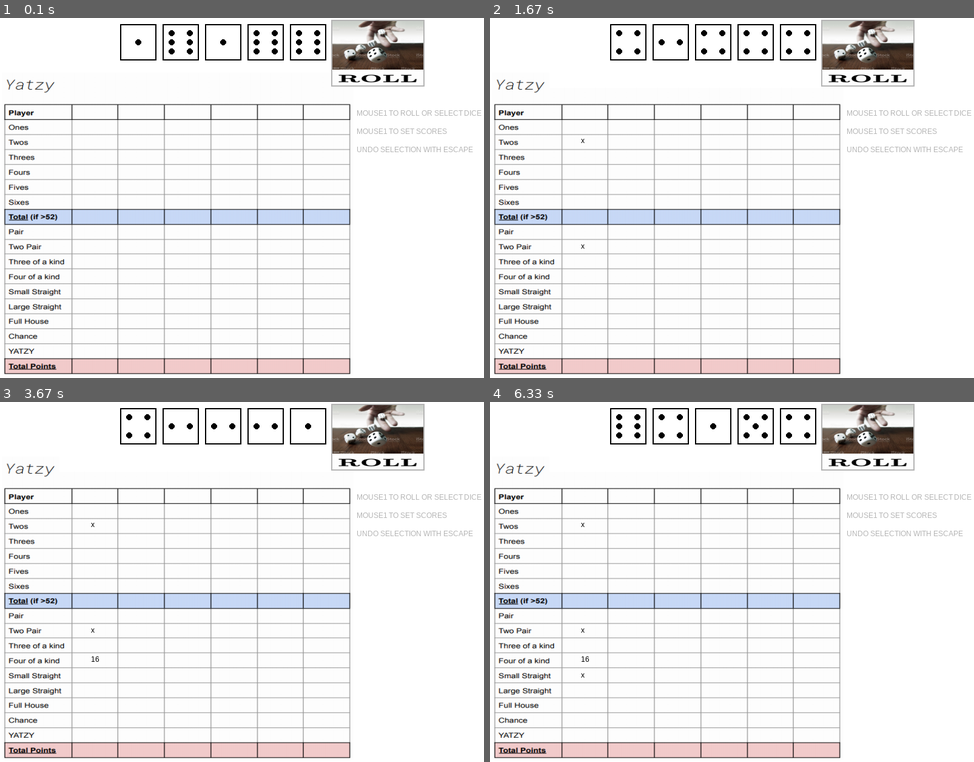
Above: before the commit, frames 1-4 (two rows, left to right).
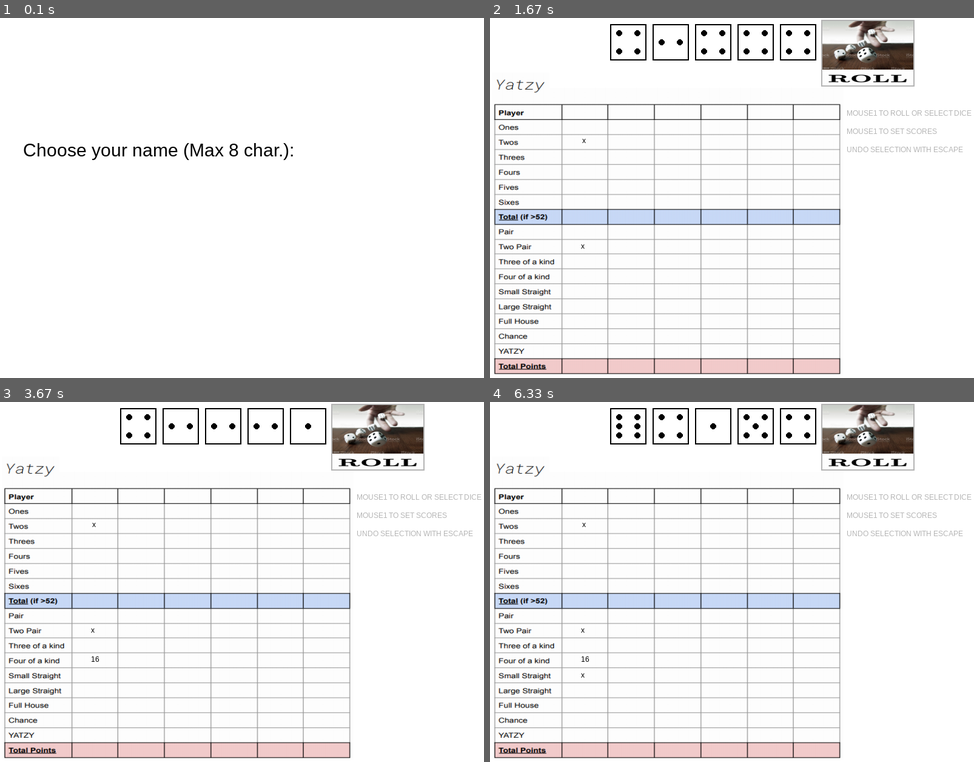
Above: after the commit, the same moments.

Repository: alumppio/ot-harjoitustyo
Game: pygame game, started from src/main.py
Two runs of this game, one before a commit and one after it. Both use one fixed random seed, a clock stepped at 60 frames per second and the inputs below.
Inputs (mouse positions are in pixels of both pictures, inside the frame that each line leads up to):
- Up to frame 1 (0.1 s): no input
- Up to frame 2 (1.67 s): tap Enter at 0.33 s; click (669, 54) at 0.72 s; click (581, 144) at 1.1 s; click (586, 248) at 1.48 s
- Up to frame 3 (3.67 s): click (96, 661) at 3.43 s
- Up to frame 4 (6.33 s): click (586, 675) at 6.08 s

The runs differ from the first frame. In frame 1, 17% of the frame differs, in the area x 0-100%, y 0-99%; in frame 2, less than 0.1%; in frame 3, less than 0.1%; in frame 4, less than 0.1%.

Commit message:
iso kasa muutoksia edelliseltä viikolta ja tältä päivältä

Diff:
--- a/pyproject.toml
+++ b/pyproject.toml
@@ -1,5 +1,5 @@
 [tool.poetry]
-name = "dokumentaatio"
+name = "jatsipeli"
 version = "0.1.0"
 description = ""
 authors = ["Antti_Lumppio <antti.lumppio@helsinki.fi>"]
--- /dev/null
+++ b/src/config/game_setup.py
@@ -0,0 +1,38 @@
+import pygame
+from repositories.constants import WHITE, RED, START_FONT, START_TEXT, SCREEN
+
+
+class Setup:
+    def __init__(self):
+        self.running = True
+        self.name = ''
+        SCREEN.blit(START_TEXT, pygame.Rect(40, 300, 20, 30))
+
+    def game_setup_loop(self, player):
+        while self.running:
+            for event in pygame.event.get():
+                if event.type == pygame.KEYDOWN:
+                    if event.key == pygame.K_BACKSPACE and 0 < len(self.name):
+                        self.name = self.name[:-1]
+                    elif event.key == pygame.K_RETURN:
+                        player.minutes['Name'] = self.name
+                        self.running = False
+                    elif 0 <= len(self.name) < 8:
+                        self.name += event.unicode.upper()
+                elif event.type == pygame.QUIT:
+                    exit()
+            name = START_FONT.render(self.name, True, RED, WHITE)
+            self.draw_game_setup(name)
+        SCREEN.fill(WHITE)
+
+    def game_setup(self, list):
+        for players in list:
+            self.game_setup_loop(players)
+
+        SCREEN.fill(WHITE)
+
+    def draw_game_setup(self, name):
+        SCREEN.fill(WHITE)
+        SCREEN.blit(name, pygame.Rect(500, 200, 20, 30))
+        SCREEN.blit(START_TEXT, pygame.Rect(40, 200, 20, 30))
+        pygame.display.flip()
--- a/src/config/gui.py
+++ b/src/config/gui.py
@@ -2,9 +2,7 @@
 from config.dice import Dices
 from config.visual.draw_dice import DrawDice
 from config.visual.draw_yatzy import DrawYatzy
-from config.pygame_initial import SCREEN, font
-from repositories.constants import DICE_Y, DICE_X, DICE_A, DICE_GAP, BLACK, LIGHT_RED
-
+from repositories.constants import DICE_Y, DICE_X, DICE_A, DICE_GAP, SCREEN, FONT
 
 class EventHandler:
     """Class to handle events in the game """
@@ -15,7 +13,8 @@
         self.players = players
         self.dice_drawer = DrawDice(self.dices, SCREEN)
         self.running = True
-        self.yatzy_sheet = DrawYatzy(SCREEN, font)
+        self.yatzy_sheet = DrawYatzy(SCREEN, FONT)
+        self.yatzy_sheet.draw_name(players, 1)
 
     def select_dice(self, dice_number):
         """Method to select the dice"""
@@ -144,14 +143,10 @@
 
     def set_total(self):
         if self.players.check_total():
-            points = 0
-            for item in self.players.minutes:
-                if isinstance(self.players.minutes[item], int):
-                    points += self.players.minutes[item]
-            total_points = font.render(str(points), True, BLACK, LIGHT_RED)
-            SCREEN.blit(total_points, pygame.Rect(152, 567, 100, 25))
-        else:
-            return
+            self.yatzy_sheet.draw_total_points(self.players)
+
+        if self.players.check_upper():
+            self.yatzy_sheet.draw_upper_points(self.players)
 
     def next_turn(self):
         self.dices.next_turn()
--- a/src/config/player.py
+++ b/src/config/player.py
@@ -6,6 +6,7 @@
 
         # Idea for this dictionary was taken from chatGPT
         self.minutes = {
+            'Name': None,
             1: None,
             2: None,
             3: None,
@@ -40,7 +41,7 @@
     def set_pair(self, dices: Dices):
         if self.minutes["Pair"] is None:
             pair = {number for number in dices.dice
-                        if dices.dice.count(number) > 1}
+                    if dices.dice.count(number) > 1}
             if len(pair) == 0:
                 self.minutes["Pair"] = 'x'
             else:
@@ -52,7 +53,7 @@
     def set_two_pair(self, dices: Dices):
         if self.minutes["Two Pair"] is None:
             pair = {number for number in dices.dice
-                        if dices.dice.count(number) > 1}
+                    if dices.dice.count(number) > 1}
 
             if len(pair) <= 1:
                 self.minutes["Two Pair"] = 'x'
@@ -131,3 +132,21 @@
             if points[1] is None:
                 return False
         return True
+
+    def upper_total_points(self):
+        points = 0
+        for i in range(1, 7):
+            if isinstance(self.minutes[i], int):
+                points += self.minutes[i]
+        if points >= 52:
+            return points
+        else:
+            return 0
+
+    def total_points(self):
+        total_points = 0
+        for item in self.minutes:
+            if isinstance(self.minutes[item], int) and isinstance(item, int) == False:
+                total_points += self.minutes[item]
+        total_points += self.upper_total_points()
+        return total_points
--- a/src/config/pygame_initial.py
+++ /dev/null
@@ -1,17 +0,0 @@
-import pygame
-from repositories.constants import SCREEN_WIDTH, SCREEN_HEIGHT, WHITE
-
-
-class Start:
-    def __init__(self):
-        pygame.init()
-
-        global SCREEN
-        global font
-        SCREEN = pygame.display.set_mode((SCREEN_WIDTH, SCREEN_HEIGHT))
-        SCREEN.fill(WHITE)
-        pygame.display.set_caption("Yatzy")
-        font = pygame.font.SysFont('arial', 12)
-
-
-Start()
--- a/src/config/visual/draw_dice.py
+++ b/src/config/visual/draw_dice.py
@@ -14,23 +14,23 @@
     def dice_side_1(self, dice_number):
         """Defining dice side 1"""
         pygame.draw.rect(self.surface, BLACK, pygame.Rect(DICE_X + DICE_GAP*dice_number +
-                        DICE_A*dice_number, DICE_Y, DICE_A, DICE_A), 2)
+                                                          DICE_A*dice_number, DICE_Y, DICE_A, DICE_A), 2)
         pygame.draw.circle(self.surface, BLACK, (DICE_X + DICE_GAP*dice_number +
-                        DICE_A/2 + dice_number*DICE_A, DICE_Y + DICE_A/2), 5)
+                                                 DICE_A/2 + dice_number*DICE_A, DICE_Y + DICE_A/2), 5)
 
     def dice_side_2(self, dice_number):
         """Defining dice side 2"""
         pygame.draw.rect(self.surface, BLACK, pygame.Rect(DICE_X + DICE_GAP*dice_number +
-                        DICE_A*dice_number, DICE_Y, DICE_A, DICE_A), 2)
+                                                          DICE_A*dice_number, DICE_Y, DICE_A, DICE_A), 2)
         pygame.draw.circle(self.surface, BLACK, (DICE_X + DICE_GAP*dice_number + DICE_A/4
-                        + dice_number*DICE_A, DICE_Y + DICE_A/2), 5)
+                                                 + dice_number*DICE_A, DICE_Y + DICE_A/2), 5)
         pygame.draw.circle(self.surface, BLACK, (DICE_X + DICE_GAP*dice_number + 3*DICE_A/4
-                        + dice_number*DICE_A, DICE_Y + DICE_A/2), 5)
+                                                 + dice_number*DICE_A, DICE_Y + DICE_A/2), 5)
 
     def dice_side_3(self, dice_number):
         """Defining dice side 3"""
         pygame.draw.rect(self.surface, BLACK, pygame.Rect(DICE_X + DICE_GAP*dice_number +
-                        DICE_A*dice_number, DICE_Y, DICE_A, DICE_A), 2)
+                                                          DICE_A*dice_number, DICE_Y, DICE_A, DICE_A), 2)
         pygame.draw.circle(self.surface, BLACK, (DICE_X + DICE_GAP*dice_number + DICE_A/4
                                                  + dice_number*DICE_A, DICE_Y + DICE_A/4), 5)
         pygame.draw.circle(self.surface, BLACK, (DICE_X + DICE_GAP*dice_number + DICE_A/2
@@ -41,7 +41,7 @@
     def dice_side_4(self, dice_number):
         """Defining dice side 4"""
         pygame.draw.rect(self.surface, BLACK, pygame.Rect(DICE_X + DICE_GAP*dice_number +
-                    DICE_A*dice_number, DICE_Y, DICE_A, DICE_A), 2)
+                                                          DICE_A*dice_number, DICE_Y, DICE_A, DICE_A), 2)
         pygame.draw.circle(self.surface, BLACK, (DICE_X + DICE_GAP*dice_number + DICE_A/4
                                                  + dice_number*DICE_A, DICE_Y + DICE_A/4), 5)
         pygame.draw.circle(self.surface, BLACK, (DICE_X + DICE_GAP*dice_number + 3*DICE_A/4
@@ -54,34 +54,34 @@
     def dice_side_5(self, dice_number):
         """Defining dice side 5"""
         pygame.draw.rect(self.surface, BLACK, pygame.Rect(DICE_X + DICE_GAP*dice_number
-                        + DICE_A*dice_number, DICE_Y, DICE_A, DICE_A), 2)
+                                                          + DICE_A*dice_number, DICE_Y, DICE_A, DICE_A), 2)
         pygame.draw.circle(self.surface, BLACK, (DICE_X + DICE_GAP*dice_number +
-                    DICE_A/2 + dice_number*DICE_A, DICE_Y + DICE_A/2), 5)
+                                                 DICE_A/2 + dice_number*DICE_A, DICE_Y + DICE_A/2), 5)
         pygame.draw.circle(self.surface, BLACK, (DICE_X + DICE_GAP*dice_number +
-                    DICE_A/4 + dice_number*DICE_A, DICE_Y + DICE_A/4), 5)
+                                                 DICE_A/4 + dice_number*DICE_A, DICE_Y + DICE_A/4), 5)
         pygame.draw.circle(self.surface, BLACK, (DICE_X + DICE_GAP*dice_number +
-                    3*DICE_A/4 + dice_number*DICE_A, DICE_Y + DICE_A/4), 5)
+                                                 3*DICE_A/4 + dice_number*DICE_A, DICE_Y + DICE_A/4), 5)
         pygame.draw.circle(self.surface, BLACK, (DICE_X + DICE_GAP*dice_number +
-                DICE_A/4 + dice_number*DICE_A, DICE_Y + 3*DICE_A/4), 5)
+                                                 DICE_A/4 + dice_number*DICE_A, DICE_Y + 3*DICE_A/4), 5)
         pygame.draw.circle(self.surface, BLACK, (DICE_X + DICE_GAP*dice_number +
-                3*DICE_A/4 + dice_number*DICE_A, DICE_Y + 3*DICE_A/4), 5)
+                                                 3*DICE_A/4 + dice_number*DICE_A, DICE_Y + 3*DICE_A/4), 5)
 
     def dice_side_6(self, dice_number):
         """Defining dice side 6"""
         pygame.draw.rect(self.surface, BLACK, pygame.Rect(DICE_X +
-                DICE_GAP*dice_number + DICE_A*dice_number, DICE_Y, DICE_A, DICE_A), 2)
+                                                          DICE_GAP*dice_number + DICE_A*dice_number, DICE_Y, DICE_A, DICE_A), 2)
         pygame.draw.circle(self.surface, BLACK, (DICE_X + DICE_GAP*dice_number +
-                DICE_A/4 + dice_number*DICE_A, DICE_Y + 3*DICE_A/4), 5)
+                                                 DICE_A/4 + dice_number*DICE_A, DICE_Y + 3*DICE_A/4), 5)
         pygame.draw.circle(self.surface, BLACK, (DICE_X + DICE_GAP*dice_number +
-                3*DICE_A/4 + dice_number*DICE_A, DICE_Y + 3*DICE_A/4), 5)
+                                                 3*DICE_A/4 + dice_number*DICE_A, DICE_Y + 3*DICE_A/4), 5)
         pygame.draw.circle(self.surface, BLACK, (DICE_X + DICE_GAP*dice_number +
-                DICE_A/4 + dice_number*DICE_A, DICE_Y + DICE_A/2), 5)
+                                                 DICE_A/4 + dice_number*DICE_A, DICE_Y + DICE_A/2), 5)
         pygame.draw.circle(self.surface, BLACK, (DICE_X + DICE_GAP*dice_number +
-                3*DICE_A/4 + dice_number*DICE_A, DICE_Y + DICE_A/2), 5)
+                                                 3*DICE_A/4 + dice_number*DICE_A, DICE_Y + DICE_A/2), 5)
         pygame.draw.circle(self.surface, BLACK, (DICE_X + DICE_GAP*dice_number +
-                DICE_A/4 + dice_number*DICE_A, DICE_Y + DICE_A/4), 5)
+                                                 DICE_A/4 + dice_number*DICE_A, DICE_Y + DICE_A/4), 5)
         pygame.draw.circle(self.surface, BLACK, (DICE_X + DICE_GAP*dice_number +
-                3*DICE_A/4 + dice_number*DICE_A, DICE_Y + DICE_A/4), 5)
+                                                 3*DICE_A/4 + dice_number*DICE_A, DICE_Y + DICE_A/4), 5)
 
     def draw_dices(self):
         """Draw dices according to earlier methods"""
@@ -112,7 +112,7 @@
 
     def draw_select_dice(self, dice_number):
         pygame.draw.rect(self.surface, RED, pygame.Rect(DICE_X + DICE_GAP*(dice_number-1)
-                    + DICE_A*(dice_number-1)-4, DICE_Y-4, DICE_A+8, DICE_A+8), 2)
+                                                        + DICE_A*(dice_number-1)-4, DICE_Y-4, DICE_A+8, DICE_A+8), 2)
 
     def draw_rolled_dice(self):
         pygame.draw.rect(self.surface, WHITE, pygame.Rect(100, 0, 600, 115))
--- a/src/config/visual/draw_yatzy.py
+++ b/src/config/visual/draw_yatzy.py
@@ -1,8 +1,10 @@
 import pygame
-from repositories.constants import YATZY_PAPER, GRAY, WHITE, BLACK
+from repositories.constants import YATZY_PAPER, GRAY, WHITE, BLACK, LIGHT_RED, LIGHT_BLUE
 
 
 class DrawYatzy:
+    # Initialize yatzy sheet class. Surface is pygame surface
+    # and font is pygame font.
     def __init__(self, surface, font):
         self.surface = surface
         self.surface.blit(YATZY_PAPER, (5, 90))
@@ -17,17 +19,29 @@
         for i in range(3):
             self.surface.blit(tips[i], pygame.Rect(590, 150+30*i, 20, 30))
 
+    # Draw name on the yatzy sheet
+    def draw_name(self, player, number):
+        name = self.font.render(
+            player.minutes['Name'], True, BLACK, WHITE)
+        self.surface.blit(name, pygame.Rect(
+            148-len(player.minutes['Name'])*2+(number-1)*25, 149, 100, 25))
+
+    # Method to set the upperpart of the yatzy sheet
+    # meaning ones, twos, threes, etc. visually and
+    # in the yatzy sheet
     def set_upper_part(self, number, dice, player):
         if player.minutes[number] is None:
             player.set_upper_part(dice, number)
             points = self.font.render(
                 str(player.minutes[number]), True, BLACK, WHITE)
             self.surface.blit(points, pygame.Rect(
-                152, 170+(number-1)*25, 100, 25))
+                154, 170+(number-1)*25, 100, 25))
             return True
 
         return False
 
+    # Method to set pair on the yatzy sheet
+    # visually and in the Player-class
     def set_pair(self, dice, player):
         if player.minutes["Pair"] is None:
             player.set_pair(dice)
@@ -38,6 +52,8 @@
 
         return False
 
+    # Method to set two pair on the yatzy sheet
+    # visually and in the Player-class
     def set_two_pair(self, dice, player):
         if player.minutes["Two Pair"] is None:
             player.set_two_pair(dice)
@@ -48,6 +64,8 @@
 
         return False
 
+    # Method to set 3 of a kind on the yatzy sheet
+    # visually and in the Player-class
     def set_3_of_a_kind(self, dice, player):
         if player.minutes["Three of a Kind"] is None:
             player.set_3_of_a_kind(dice)
@@ -58,6 +76,8 @@
 
         return False
 
+    # Method to set 4 of a kind on the yatzy sheet
+    # visually and in the Player-class
     def set_4_of_a_kind(self, dice, player):
         if player.minutes["Four of a Kind"] is None:
             player.set_4_of_a_kind(dice)
@@ -68,6 +88,8 @@
 
         return False
 
+    # Method to set small straight on the yatzy sheet
+    # visually and in the Player-class
     def set_small_straight(self, dice, player):
         if player.minutes["Small Straight"] is None:
             player.set_small_straight(dice)
@@ -78,6 +100,8 @@
 
         return False
 
+    # Method to set large straight on the yatzy sheet
+    # visually and in the Player-class
     def set_large_straight(self, dice, player):
         if player.minutes["Large Straight"] is None:
             player.set_large_straight(dice)
@@ -88,6 +112,8 @@
 
         return False
 
+    # Method to set full house on the yatzy sheet
+    # visually and in the Player-class
     def set_full_house(self, dice, player):
         if player.minutes["Full House"] is None:
             player.set_full_house(dice)
@@ -98,6 +124,8 @@
 
         return False
 
+    # Method to set chance on the yatzy sheet
+    # visually and in the Player-class
     def set_chance(self, dice, player):
         if player.minutes["Chance"] is None:
             player.set_chance(dice)
@@ -108,6 +136,8 @@
 
         return False
 
+    # Method to set yatzy on the yatzy sheet
+    # visually and in the Player-class
     def set_yatzy(self, dice, player):
         if player.minutes["Yatzy"] is None:
             player.set_yatzy(dice)
@@ -117,3 +147,13 @@
             return True
 
         return False
+
+    def draw_total_points(self, player):
+        total_points = self.font.render(
+            str(player.total_points()), True, BLACK, LIGHT_RED)
+        self.surface.blit(total_points, pygame.Rect(152, 567, 100, 25))
+
+    def draw_upper_points(self, player):
+        points = self.font.render(
+            str(player.upper_total_points()), True, BLACK, LIGHT_BLUE)
+        self.surface.blit(points, pygame.Rect(152, 320, 100, 25))
--- a/src/main.py
+++ b/src/main.py
@@ -1,14 +1,16 @@
 from config.player import Player
 from config.dice import Dices
 from config.main_loop import MainLoop
-from config.pygame_initial import Start
+from config.game_setup import Setup
 
 
 def main():
-    Start()
     dices = Dices()
     player = Player()
+    setup = Setup()
 
+    # Soon adding the option for multiple players
+    setup.game_setup([player])
     game = MainLoop(dices, player)
     game.handle_events()
 
--- a/src/repositories/constants.py
+++ b/src/repositories/constants.py
@@ -1,6 +1,7 @@
 import os
 import pygame
 
+pygame.init()
 # Constants
 BLACK = (0, 0, 0)
 WHITE = (255, 255, 255)
@@ -18,6 +19,14 @@
 SCREEN_WIDTH = 800
 SCREEN_HEIGHT = 600
 
+
+SCREEN = pygame.display.set_mode((SCREEN_WIDTH, SCREEN_HEIGHT))
+FONT = pygame.font.SysFont('arial', 12)
+START_FONT = pygame.font.SysFont('arial', 30)
+
+START_TEXT = START_FONT.render(
+            'Choose your name (Max 8 char.):', True, BLACK, WHITE)
+
 DIRNAME = os.path.dirname(__file__)
 DATA_FILE_PATH1 = os.path.join(
     DIRNAME, "../resources/istockphoto-936431366-1024x1024.jpg")
--- a/src/tests/gui_test.py
+++ b/src/tests/gui_test.py
@@ -8,6 +8,7 @@
     def setUp(self):
         self.dice = dice.Dices()
         self.player = player.Player()
+        self.player.minutes['Name'] = 'testuser'
         self.game = main.MainLoop(self.dice, self.player)
 
     def test_game_loop(self):
Not shown, changed: .coveragerc
Not shown, changed: dokumentaatio/changelog.md
Not shown, changed: dokumentaatio/tyoaikakirja.md
